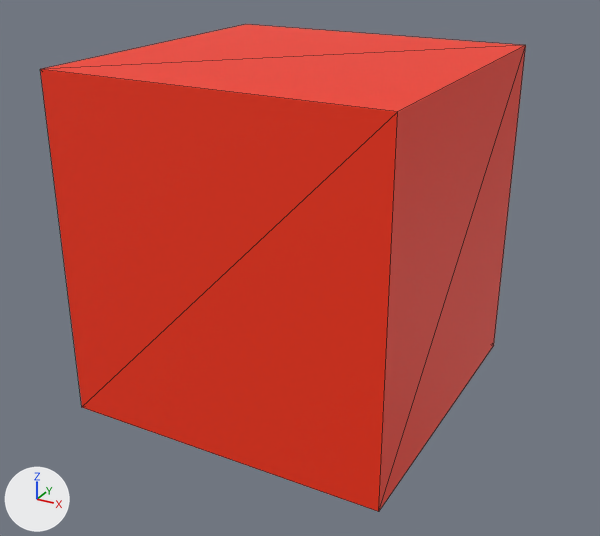
The glTF model fof/assets/models/objects/spawns/spawn_enemy.glb, before and after one commit.
Rendered twice from a camera (50 mm lens) standing at (0.554, -1.011, 0.916) and looking at (0.009, -0.022, 0.421). The lights are fixed; the arrows at lower left show +X, +Y and +Z. The first picture is the older version. Mesh edges are drawn as thin lines. Vertices at exactly the same position are counted once.

The scene before the commit, as lines of its bpy script (objects in view):
```python
me_cylinder = bpy.data.meshes.new('Cylinder')
me_cylinder.from_pydata(...)  # a box spanning x -0.242..0.242, y -0.242..0.242, z 0.225..0.725
me_cylinder.materials.append(mat_basepalette)  # picture img_base_palette
ob_spawnenemy = bpy.data.objects.new('SpawnEnemy', me_cylinder)
ob_spawnenemy.location = (0.0, 0.0, 0.0)
```
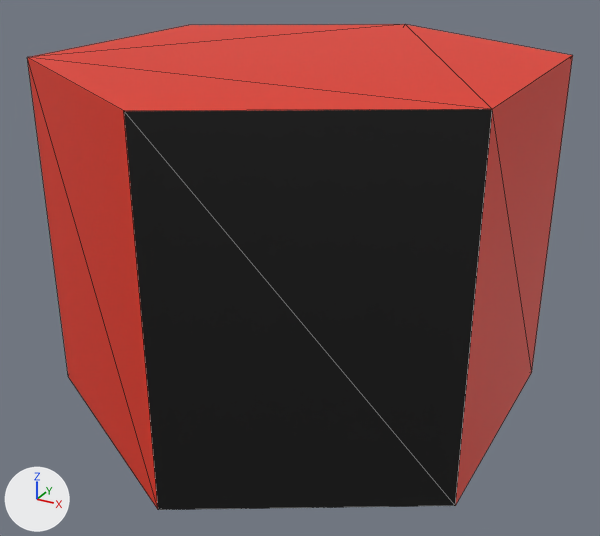
Pixel boxes (x1, y1, x2, y2) of what changed, in the pictures (600 x 536 px):
```json
{"object": "SpawnEnemy", "change": "reshaped", "before": [40, 24, 526, 512], "after": [27, 24, 573, 510], "on screen": "12% wider"}
```

Scene script edits in JSON lines:
```json
{"block": "me_cylinder", "where": "# used by ob_spawnenemy; location = (0.0, 0.0, 0.0)"}
{"op": "remove", "block": "me_cylinder", "code": "me_cylinder.from_pydata(...)  # 8 vertices, 12 faces; spans x -0.242..0.242, y -0.242..0.242, z 0.225..0.725"}
{"op": "add", "block": "me_cylinder", "code": "me_cylinder.from_pydata(...)  # 12 vertices, 20 faces; spans x -0.321..0.321, y -0.371..0.371, z 0.225..0.725"}
{"block": "me_cylinder", "change": "me_cylinder part 1: the whole mesh is rebuilt"}
```
